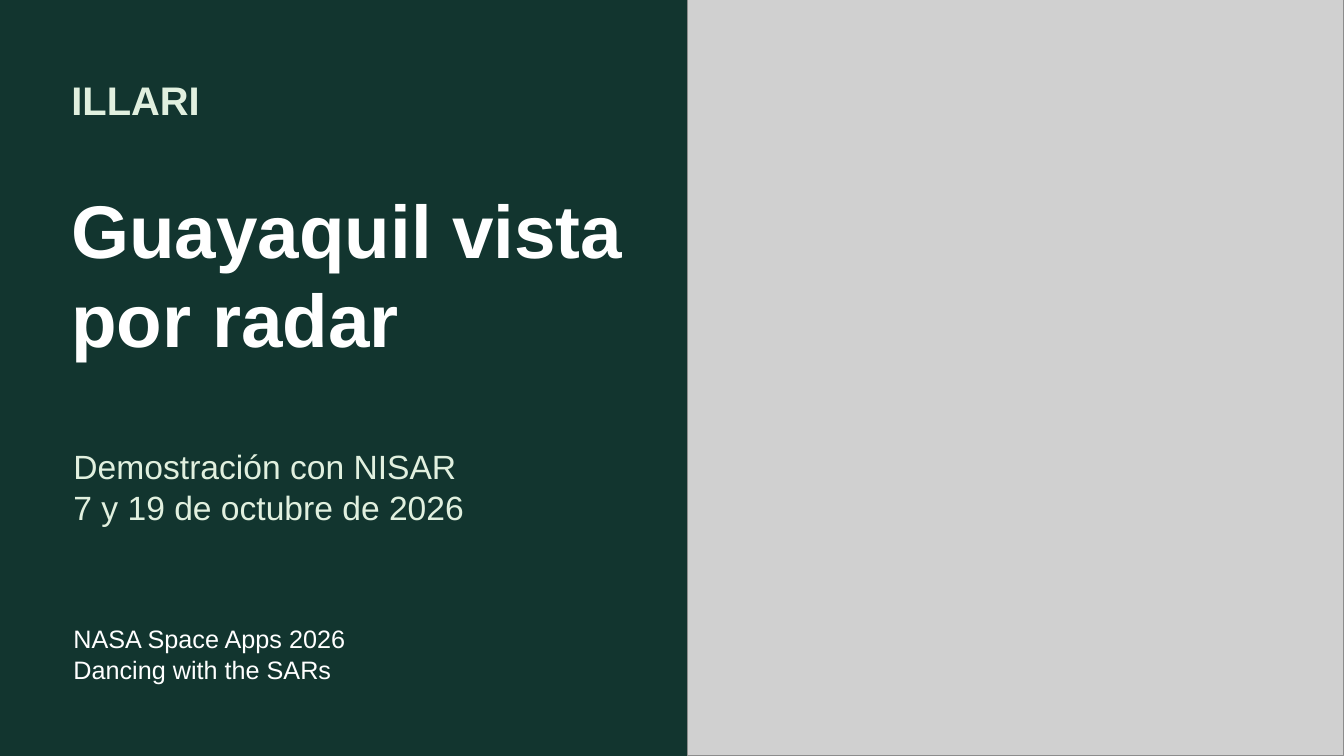
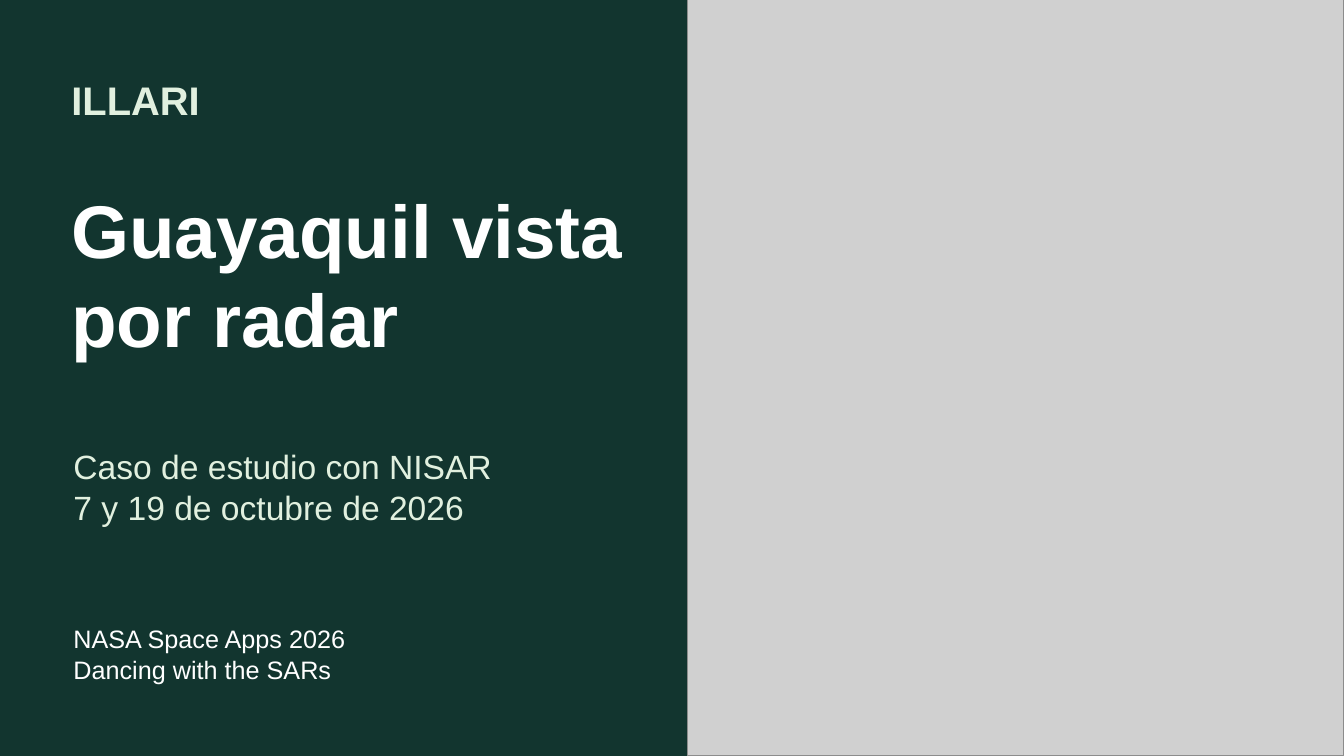
Before and after one commit to Dariuxcks/Illari, a slide deck: slide 1 of docs/demostracion/ILLARI_guia_demostracion.pptx. Drawn at 1344x756 pixels with LibreOffice and Linux fonts; fonts in the diff are those of the drawing; grey boxes stand for pictures. Boxes give left, top, right and bottom in pixels: in the first picture for what was removed or moved away, otherwise in the second. Text is boxed around its words. In the diff, an @@ line names an element or a change of style, - is before the commit and + after.

Commit message:
docs: presentar el caso NISAR para evaluación autónoma del jurado, con PDF ilustrado y guía de uso

```diff
--- a/docs/demostracion/ILLARI_guia_demostracion.pptx
+++ b/docs/demostracion/ILLARI_guia_demostracion.pptx
@@ text at [73, 454, 492, 480]: text changed @@
-Demostración con NISAR
+Caso de estudio con NISAR
```
Also in this commit, not shown: 5 other slides changed, 5 other files.
